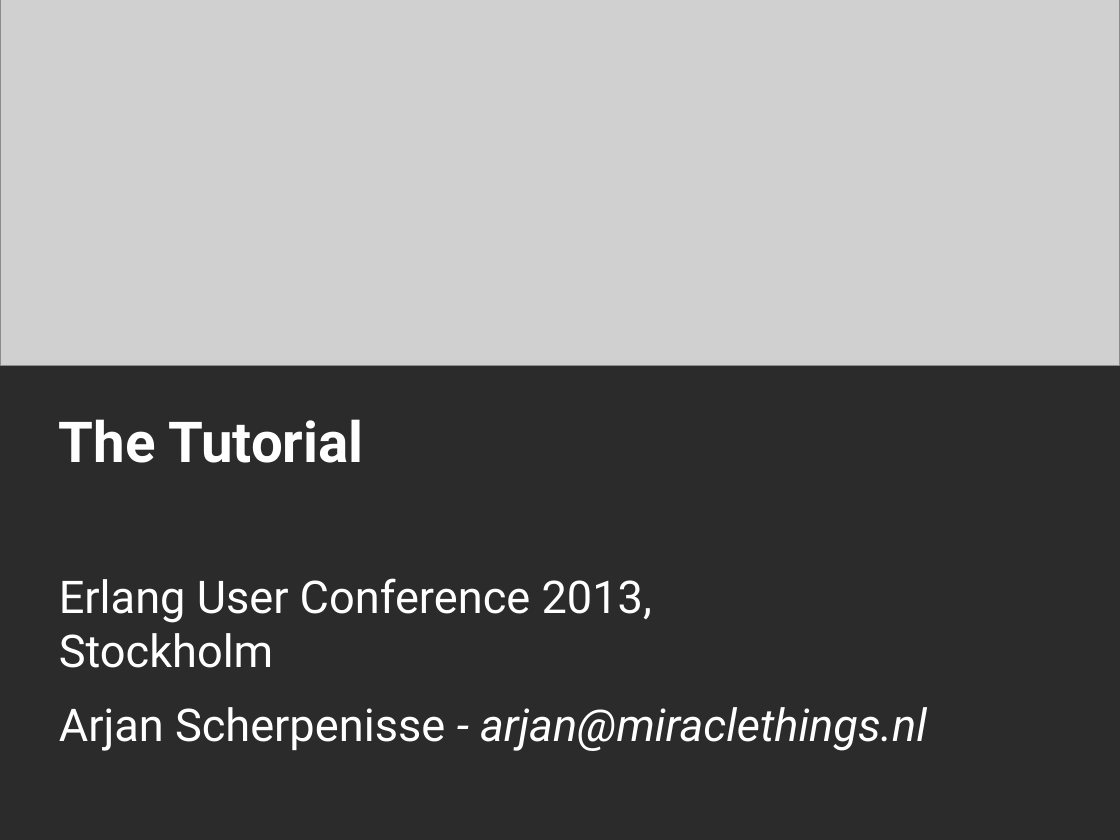
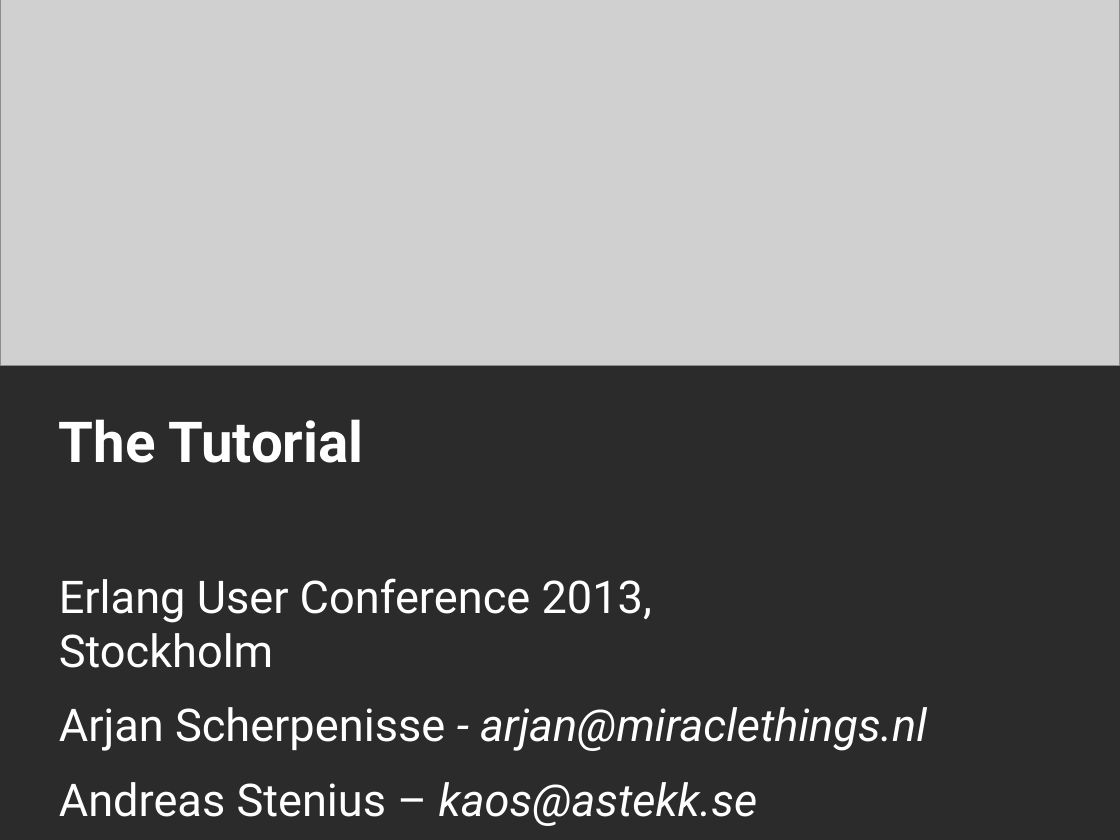
Before and after one commit to arjan/zotonic-vagrant-tutorial, a slide deck: slide 1 of zotonic-tutorial-20131012.odp. Drawn at 1120x840 pixels with LibreOffice and Linux fonts; fonts in the diff are those of the drawing; grey boxes stand for pictures; background and template pictures are left out; a plain dark background stands for a picture behind light text. Boxes give left, top, right and bottom in pixels: in the first picture for what was removed or moved away, otherwise in the second. Text is boxed around its words. In the diff, an @@ line names an element or a change of style, - is before the commit and + after.

```diff
--- a/zotonic-tutorial-20131012.odp
+++ b/zotonic-tutorial-20131012.odp
@@ text at <box>59,782,758,826</box>: paragraph added @@
+Andreas Stenius – kaos@astekk.se
```
Also in this commit, not shown: 2 other slides changed, 9 slides removed, 2 other files.
